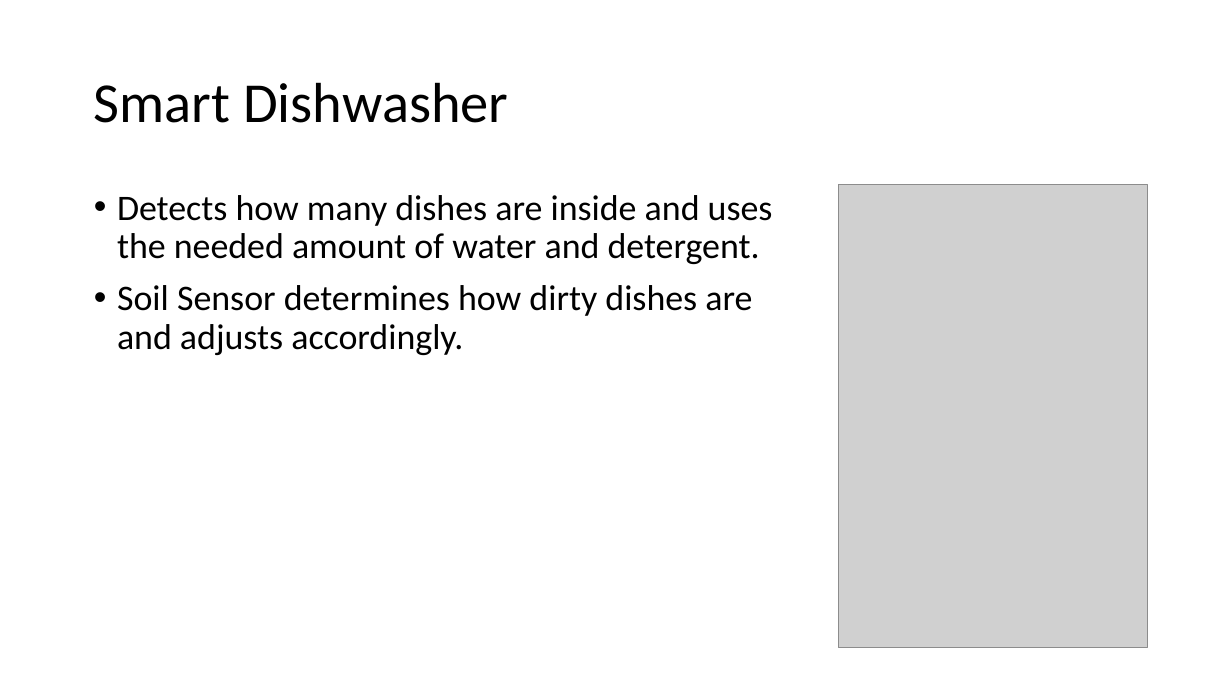
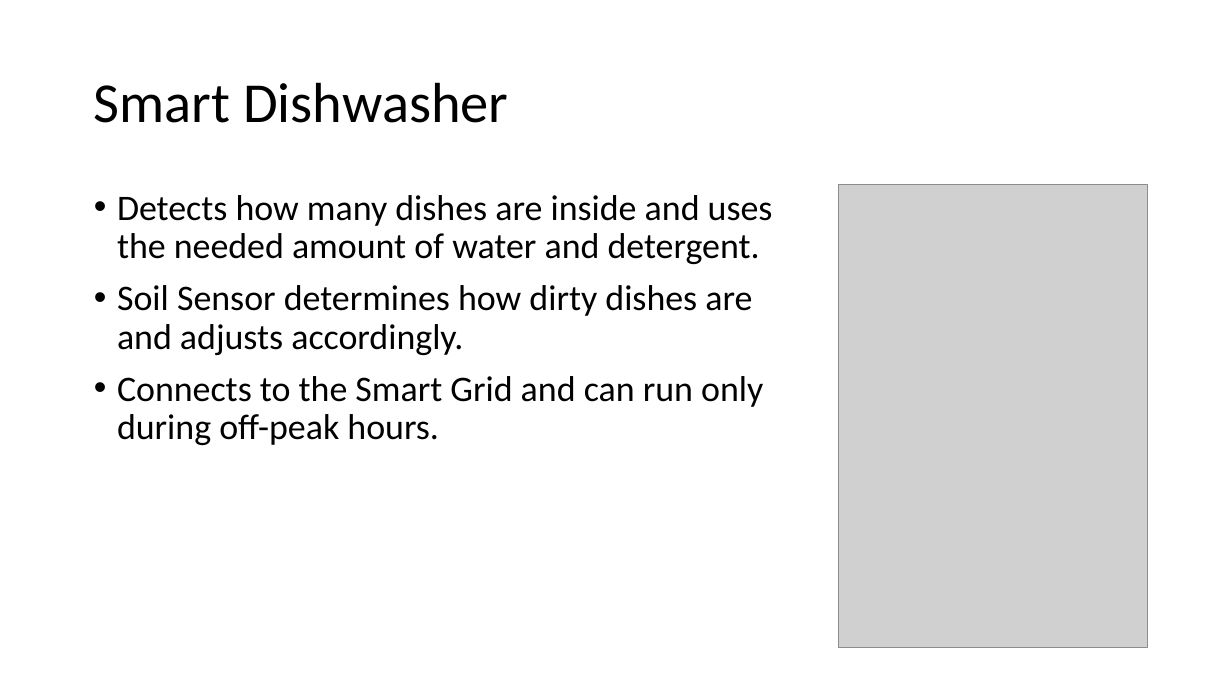
Before and after one commit to Idancw/Arduino-2017S, a slide deck: slide 5 of Presentation/Green IoT at Home.pptx. Drawn at 1232x693 pixels with LibreOffice and Linux fonts; fonts in the diff are those of the drawing; grey boxes stand for pictures. Boxes give left, top, right and bottom in pixels: in the first picture for what was removed or moved away, otherwise in the second. Text is boxed around its words. In the diff, an @@ line names an element or a change of style, - is before the commit and + after.

```diff
--- a/Presentation/Green IoT at Home.pptx
+++ b/Presentation/Green IoT at Home.pptx
@@ text at box(117, 376, 763, 445): paragraph added @@
+• Connects to the Smart Grid and can run only during off-peak hours.
```
Also in this commit, not shown: 3 other slides changed.
